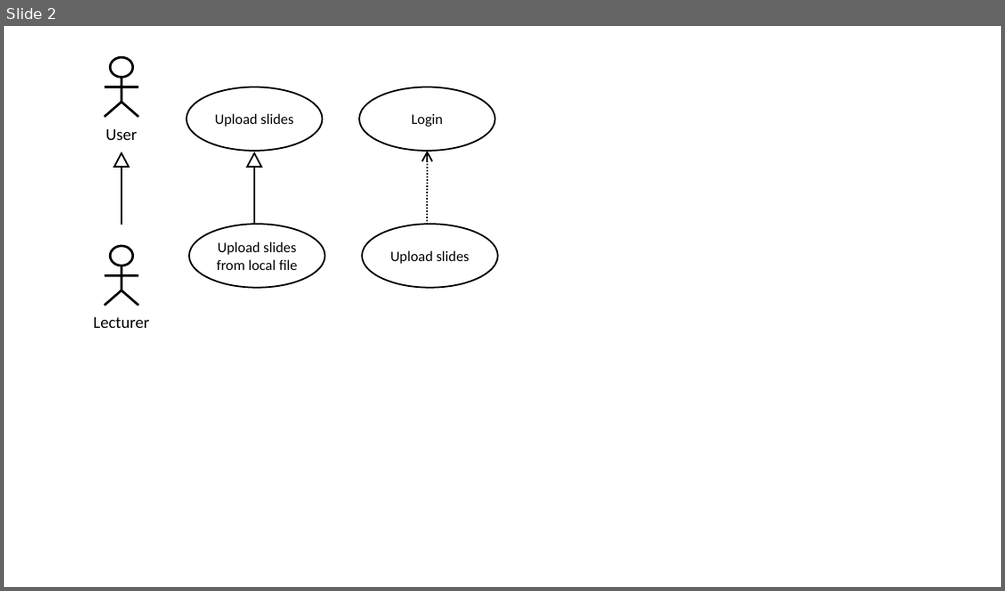
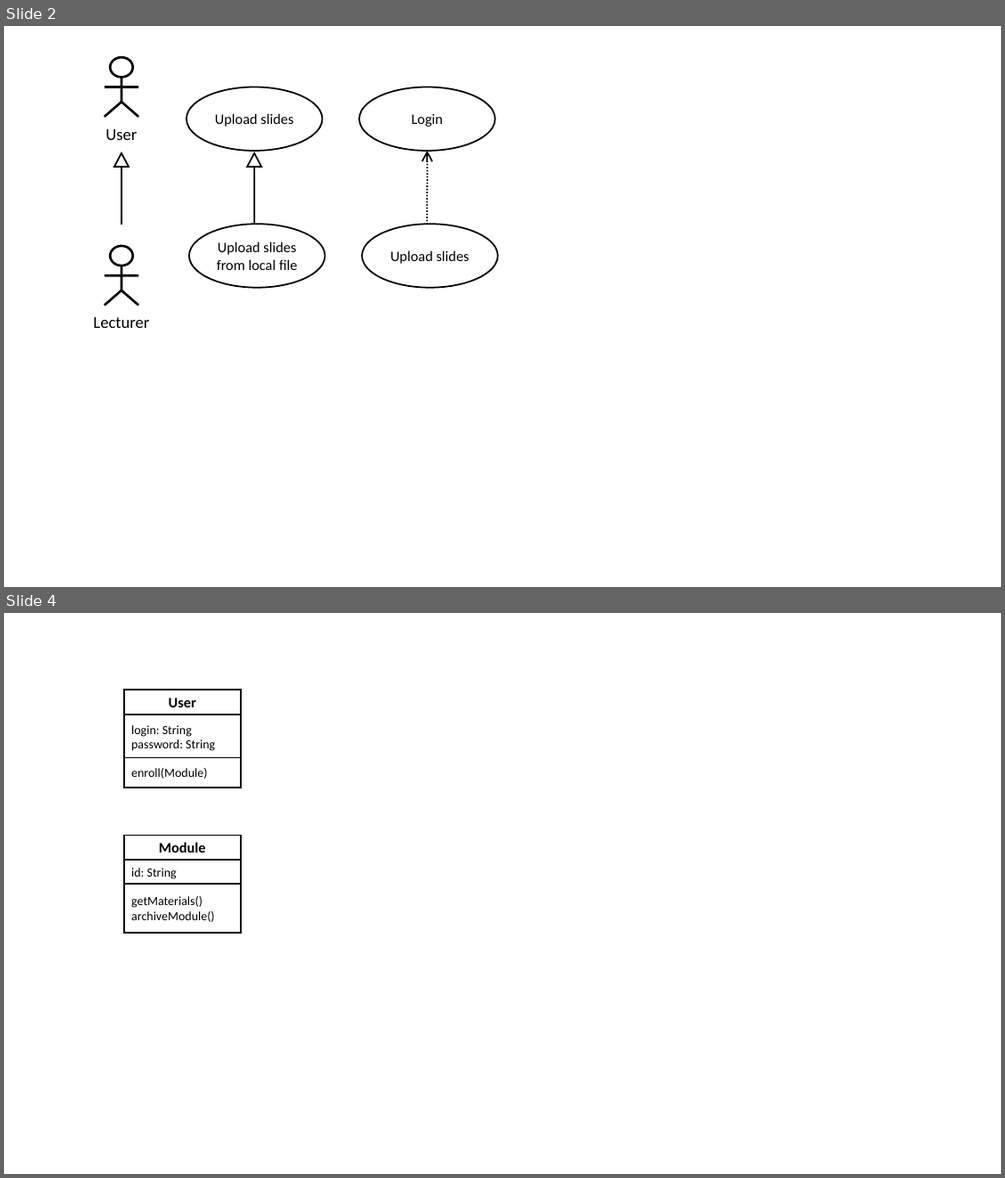
Before and after one commit to tpetricek/teaching, a slide deck: software-engineering/slides/uml.pptx. Shown one above the other, each under a label of ours: slide 2 before the commit, slides 2 and 4 after it; the slides between them are not shown. The pictures are 1005x591 and 1005x1178 pixels, drawn with LibreOffice and Linux fonts; fonts in the diff are those of the drawing. Boxes give left, top, right and bottom in pixels: in the first picture for what was removed or moved away, otherwise in the second. Text is boxed around its words. In the diff, an @@ line names an element or a change of style, - is before the commit and + after.

```diff
--- a/software-engineering/slides/uml.pptx
+++ b/software-engineering/slides/uml.pptx
@@ slide 4 added at (4, 613, 1001, 1174), background #FFFFFF @@
@@ rectangle added at (124, 690, 241, 714), fill #FFFFFF, outline #000000 1.5 pt, 14 pt, text #000000, bold @@
+User
@@ rectangle added at (124, 714, 241, 759), fill #FFFFFF, outline #000000 1.5 pt, 12 pt, text #000000 @@
+login: String
+password: String
@@ rectangle added at (124, 758, 241, 787), fill #FFFFFF, outline #000000 1.5 pt, 12 pt, text #000000 @@
+enroll(Module)
@@ rectangle added at (124, 835, 241, 860), fill #FFFFFF, outline #000000 1.5 pt, 14 pt, text #000000, bold @@
+Module
@@ rectangle added at (124, 860, 241, 884), fill #FFFFFF, outline #000000 1.5 pt, 12 pt, text #000000 @@
+id: String
@@ rectangle added at (124, 884, 241, 933), fill #FFFFFF, outline #000000 1.5 pt, 12 pt, text #000000 @@
+getMaterials()
+archiveModule()
```
Also in this commit, not shown: 4 other slides added, 23 other files.
